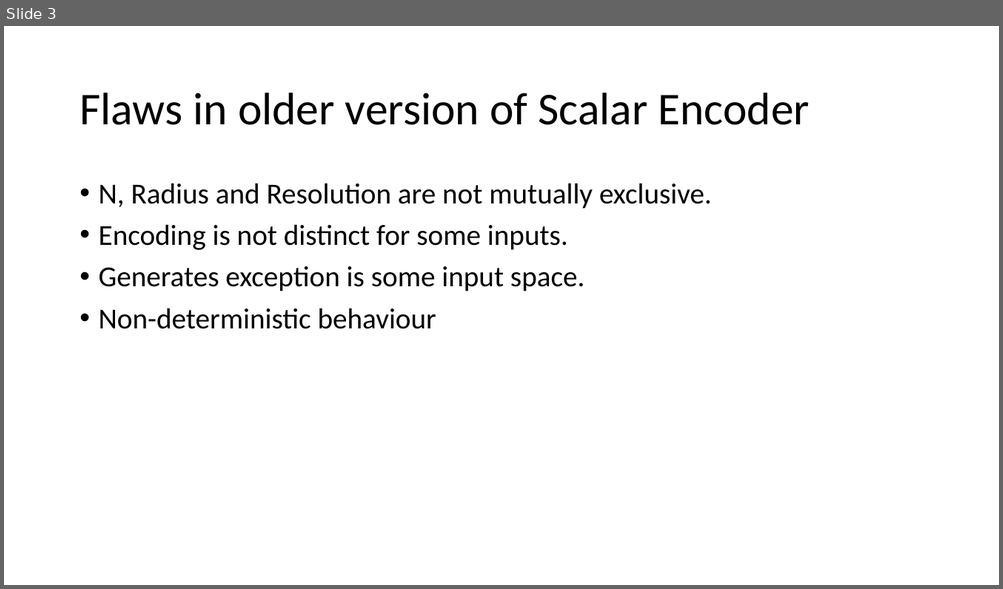
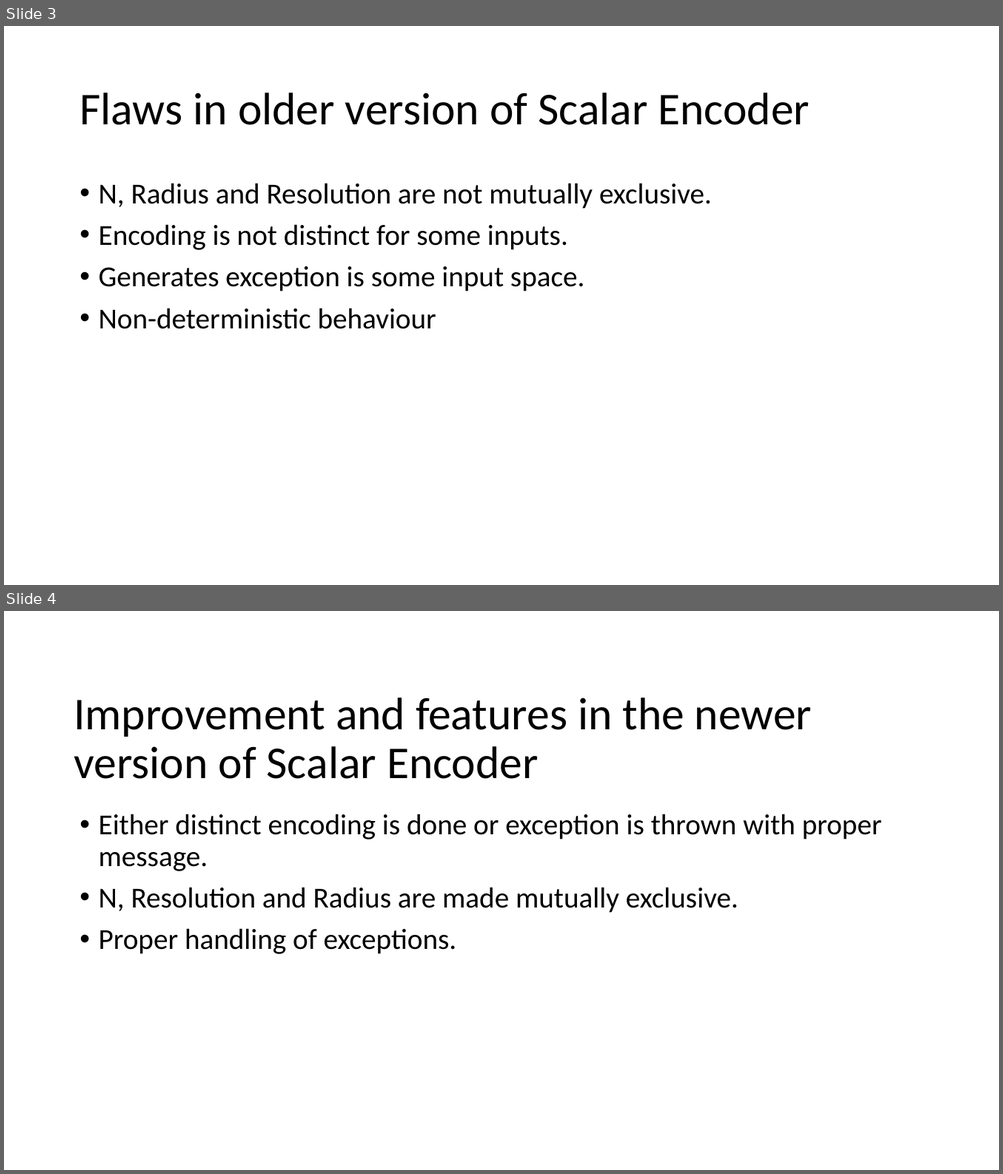
Before and after one commit to bisalgt/neocortexapi, a slide deck: source/ScalarEncoderImproved/Documentation/Improve Scalar Encoder Presentation.pptx. Shown one above the other, each under a label of ours: slide 3 before the commit, slides 3 and 4 after it. The pictures are 1003x589 and 1003x1174 pixels, drawn with LibreOffice and Linux fonts; fonts in the diff are those of the drawing. Boxes give left, top, right and bottom in pixels: in the first picture for what was removed or moved away, otherwise in the second. Text is boxed around its words. In the diff, an @@ line names an element or a change of style, - is before the commit and + after.

```diff
--- a/source/ScalarEncoderImproved/Documentation/Improve Scalar Encoder Presentation.pptx
+++ b/source/ScalarEncoderImproved/Documentation/Improve Scalar Encoder Presentation.pptx
@@ slide 4 added at <box>4,611,999,1170</box>, background #FFFFFF @@
@@ title added at <box>74,698,811,779</box>, 44 pt, text #000000 @@
+Improvement and features in the newer version of Scalar Encoder
@@ text added at <box>99,814,882,954</box>, 28 pt, text #000000 @@
+• Either distinct encoding is done or exception is thrown with proper message.
+• N, Resolution and Radius are made mutually exclusive.
+• Proper handling of exceptions.
```
Also in this commit, not shown: 2 slides changed.
